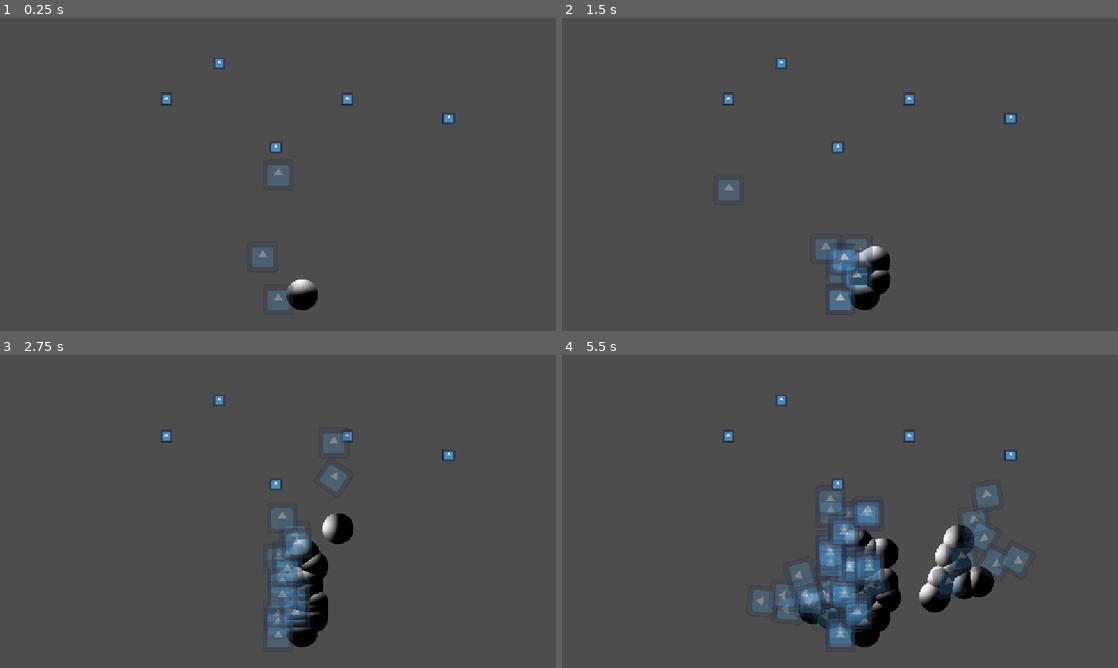
Above: before the commit, frames 1-4 (two rows, left to right).
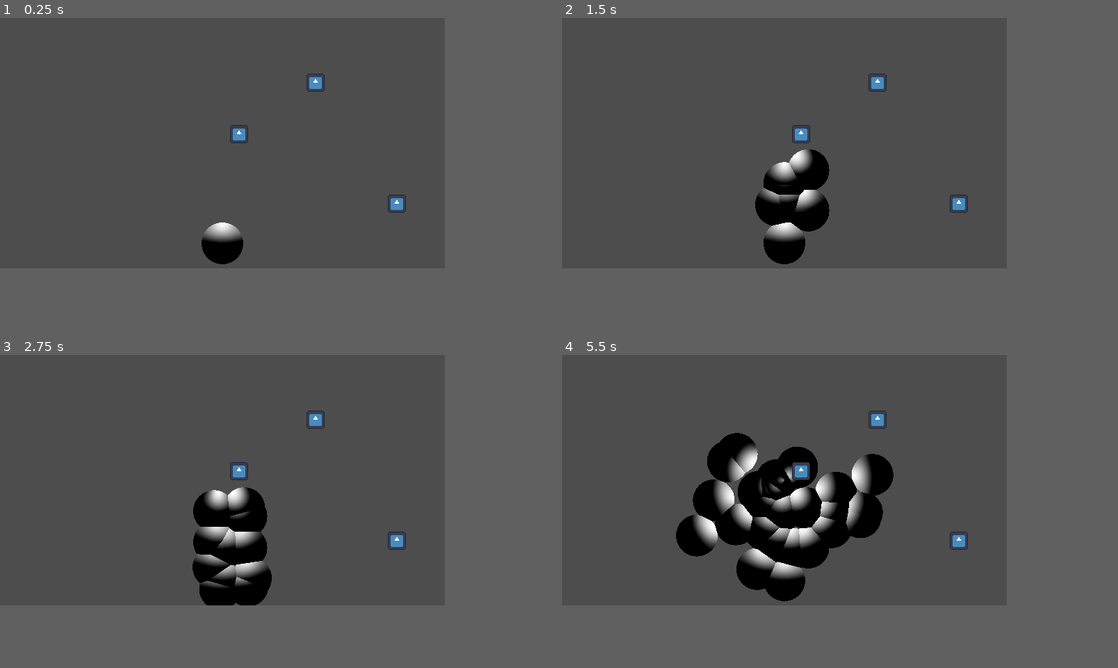
Above: after the commit, the same moments.

Repository: Raattis/ggj25
Game: Godot game, scene res://riku/maailma.tscn
Same seed, same stepped clock (60 frames per second), same inputs: the game is played once before the commit and once after it. The engine's default icon, where the game draws it, is replaced by a stand-in: a white triangle on a blue panel in a dark square.
Inputs (mouse positions are in pixels of both pictures, inside the frame that each line leads up to):
- Up to frame 1 (0.25 s): no input
- Up to frame 2 (1.5 s): move the mouse to (962, 158) at 0.52 s; hold Space (launch) 0.53-1.28 s; click (962, 158) at 0.67 s; move the mouse to (728, 190) at 1.27 s; click (728, 190) at 1.35 s
- Up to frame 3 (2.75 s): move the mouse to (333, 442) at 2.02 s; hold Space (launch) from 2.03 s (still down); click (333, 442) at 2.17 s
- Up to frame 4 (5.5 s): move the mouse to (812, 574) at 2.77 s; release Space (launch) at 2.78 s; click (812, 574) at 2.85 s; move the mouse to (1006, 558) at 3.52 s; hold Space (launch) 3.53-4.28 s; click (1006, 558) at 3.67 s; move the mouse to (673, 464) at 4.27 s; click (673, 464) at 4.35 s; move the mouse to (867, 511) at 5.02 s; hold Space (launch) from 5.03 s (still down); click (867, 511) at 5.17 s
In our replay, the window is 800x450 before the commit and 640x360 after it. These sizes can differ from the game's own. Grey fills any space a smaller window leaves; there, only what the larger window draws over its background counts as a difference.

The runs differ from the first frame. In frame 1, 2.4% of the frame differs, in the area x 28-82%, y 12-94%; in frame 2, 5.9%; in frame 3, 8.9%; in frame 4, 19%, in the area x 20-84%, y 12-94%.

Commit message:
rendauskoordinaatisto toimii

Diff:
--- a/godot-project/janne/scenevis.tscn
+++ b/godot-project/janne/scenevis.tscn
@@ -17,7 +17,7 @@
 grow_horizontal = 2
 grow_vertical = 2
 
-[node name="ColorRect" type="ColorRect" parent="."]
+[node name="BubbleSceneRenderer" type="ColorRect" parent="."]
 material = SubResource("ShaderMaterial_bo0uw")
 layout_mode = 1
 anchors_preset = 15
--- a/godot-project/project.godot
+++ b/godot-project/project.godot
@@ -21,7 +21,11 @@
 
 [display]
 
-window/stretch/mode="canvas_items"
+window/size/viewport_width=640
+window/size/viewport_height=360
+window/size/mode=3
+window/stretch/mode="viewport"
+window/stretch/scale_mode="integer"
 
 [dotnet]
 
--- a/godot-project/riku/kupla_coll.gd
+++ b/godot-project/riku/kupla_coll.gd
@@ -1,6 +1,9 @@
 extends CollisionShape2D
 
 func _process(delta: float) -> void:
-	var asdf: SceneVis = scenevis.find_child("ColorRect")
-	# TODO nää kuntoon
-	asdf.push_bubble((global_position - Vector2(500, 200)) / 1000, 0.05)
+	var renderer: SceneVis = scenevis.find_child("BubbleSceneRenderer")
+	var view_size = get_viewport_rect().size
+	renderer.push_bubble(
+		(global_position - view_size / 2.0) / view_size.y,
+		shape.get_radius() / view_size.y
+	)
--- a/godot-project/riku/kupla_gfx.tscn
+++ b/godot-project/riku/kupla_gfx.tscn
@@ -3,6 +3,7 @@
 [ext_resource type="Texture2D" uid="uid://6whcqy7bo0k2" path="res://icon.svg" id="1_jy8uv"]
 
 [node name="kupla_gfx" type="Sprite2D"]
+visible = false
 self_modulate = Color(1, 1, 1, 0.321569)
 scale = Vector2(0.5, 0.5)
 texture = ExtResource("1_jy8uv")
Not shown: 1 places in godot-project/riku/maailma.tscn that only renumber resources
